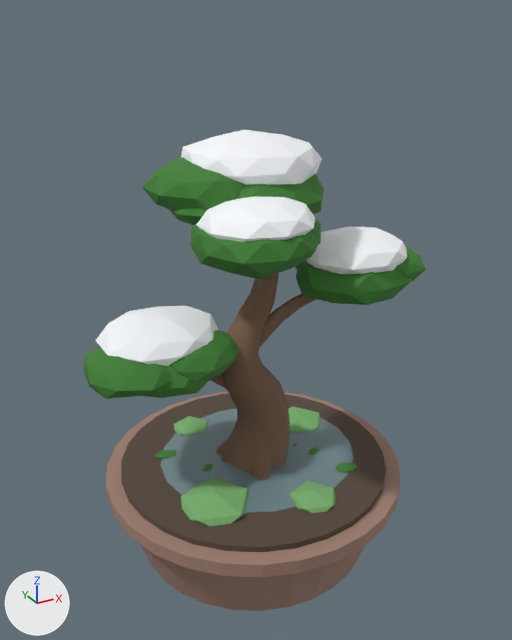
The glTF model public/models/bonsai_3_mature.glb: old version first, new version second.
Both versions are drawn from a 50 mm lens placed at (-0.174, -0.32, 0.304), pointed at (0.001, -0.001, 0.145). The lights are fixed; the arrows at lower left show +X, +Y and +Z. The picture after the commit comes second.

The older version as bpy lines, for what is in view:
```python
me_foliage_001 = bpy.data.meshes.new('foliage.001')
me_foliage_001.from_pydata(...)  # 504 vertices, 960 faces; spans x -0.095..0.097, y -0.072..0.047, z 0.112..0.238
me_foliage_001.materials.append(mat_foliage_003)  # green #3f7f34
me_snow_001 = bpy.data.meshes.new('snow.001')
me_snow_001.from_pydata(...)  # 168 vertices, 320 faces; spans x -0.083..0.087, y -0.069..0.044, z 0.129..0.247
me_snow_001.materials.append(mat_snow)  # white #f9fcff
me_trunk_003 = bpy.data.meshes.new('trunk.003')
me_trunk_003.from_pydata(...)  # 426 vertices, 824 faces; spans x -0.053..0.057, y -0.042..0.023, z 0.04..0.207
me_trunk_003.materials.append(mat_trunk)  # brown #7c5f4b
ob_foliage = bpy.data.objects.new('foliage', me_foliage_001)
ob_foliage.location = (0.0, 0.0, 0.0)
ob_snow = bpy.data.objects.new('snow', me_snow_001)
ob_snow.location = (0.0, 0.0, 0.0)
ob_trunk = bpy.data.objects.new('trunk', me_trunk_003)
ob_trunk.location = (0.0, 0.0, 0.0)
# also in view: 'pot' at (0.0, 0.0, 0.023); 'soil' at (0.0, 0.0, 0.051); 'moss' at (0.001, -0.003, 0.054); 'puddle' at (0.004, 0.002, 0.054)
```
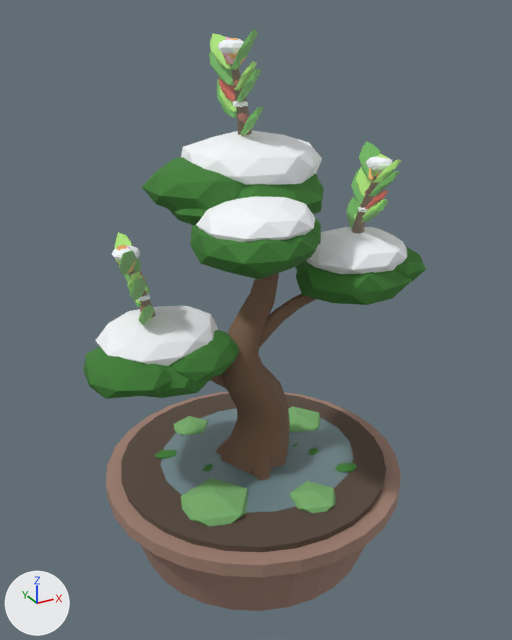
Diff of the bpy script that builds the scene:
```diff
--- a/public/models/bonsai_3_mature.glb.py
+++ b/public/models/bonsai_3_mature.glb.py
@@ mat_shoot @@
+mat_shoot = bpy.data.materials.new('shoot')
+mat_shoot.use_nodes = True; mat_shoot.node_tree.nodes.clear()
+_N = mat_shoot.node_tree.nodes; _L = mat_shoot.node_tree.links
+n0 = _N.new('ShaderNodeBsdfPrincipled'); n0.name = 'Principled BSDF'
+n0.inputs[2].default_value = 0.6  # 'Roughness'
+n0.inputs[27].default_value = (0.06, 0.06, 0.051, 1.0)  # 'Emission Color', dark grey #454540
+n0.inputs[28].default_value = 1.0  # 'Emission Strength'
+n1 = _N.new('ShaderNodeOutputMaterial'); n1.name = 'Material Output'
+n2 = _N.new('ShaderNodeVertexColor'); n2.name = 'Color Attribute'
+_L.new(n0.outputs[0], n1.inputs[0])  # 'BSDF' to 'Surface'
+_L.new(n2.outputs[0], n0.inputs[0])  # 'Color' to 'Base Color'
@@ ob_shoot_04_winter @@
+ob_shoot_04_winter = bpy.data.objects.new('shoot_04_winter', me_shoot_04_winter)  # 144 vertices, 264 faces; spans x -0.0175..0.0006, y -0.0072..0.0069, z 0.2175..0.2914
+ob_shoot_04_winter.location = (0.0, 0.0, 0.0)
@@ ob_shoot_04_summer @@
+ob_shoot_04_summer = bpy.data.objects.new('shoot_04_summer', me_shoot_04_summer)  # 126 vertices, 224 faces; spans x -0.0161..0.0006, y -0.0231..0.0225, z 0.2175..0.2961
+ob_shoot_04_summer.location = (0.0, 0.0, 0.0)
@@ ob_shoot_04_spring @@
+ob_shoot_04_spring = bpy.data.objects.new('shoot_04_spring', me_shoot_04_spring)  # 114 vertices, 204 faces; spans x -0.0163..0.0006, y -0.0185..0.0198, z 0.2175..0.2932
+ob_shoot_04_spring.location = (0.0, 0.0, 0.0)
@@ ob_shoot_04_autumn @@
+ob_shoot_04_autumn = bpy.data.objects.new('shoot_04_autumn', me_shoot_04_autumn)  # 102 vertices, 184 faces; spans x -0.0161..0.0006, y -0.0184..0.0175, z 0.2175..0.2924
+ob_shoot_04_autumn.location = (0.0, 0.0, 0.0)
@@ ob_shoot_02_winter @@
+ob_shoot_02_winter = bpy.data.objects.new('shoot_02_winter', me_shoot_02_winter_001)  # 144 vertices, 264 faces; spans x 0.0516..0.0752, y -0.0241..-0.0091, z 0.1663..0.232
+ob_shoot_02_winter.location = (0.0, 0.0, 0.0)
@@ ob_shoot_02_summer @@
+ob_shoot_02_summer = bpy.data.objects.new('shoot_02_summer', me_shoot_02_summer_001)  # 126 vertices, 224 faces; spans x 0.0516..0.0784, y -0.0387..0.0061, z 0.1663..0.2362
+ob_shoot_02_summer.location = (0.0, 0.0, 0.0)
@@ ob_shoot_02_spring @@
+ob_shoot_02_spring = bpy.data.objects.new('shoot_02_spring', me_shoot_02_spring_001)  # 114 vertices, 204 faces; spans x 0.0516..0.0745, y -0.0363..0.0027, z 0.1663..0.2341
+ob_shoot_02_spring.location = (0.0, 0.0, 0.0)
@@ ob_shoot_02_autumn @@
+ob_shoot_02_autumn = bpy.data.objects.new('shoot_02_autumn', me_shoot_02_autumn_001)  # 102 vertices, 184 faces; spans x 0.0516..0.0766, y -0.0328..0.002, z 0.1663..0.2336
+ob_shoot_02_autumn.location = (0.0, 0.0, 0.0)
@@ ob_shoot_01_winter @@
+ob_shoot_01_winter = bpy.data.objects.new('shoot_01_winter', me_shoot_01_winter_001)  # 144 vertices, 264 faces; spans x -0.0721..-0.0482, y 0.0091..0.0243, z 0.1272..0.1928
+ob_shoot_01_winter.location = (0.0, 0.0, 0.0)
@@ ob_shoot_01_summer @@
+ob_shoot_01_summer = bpy.data.objects.new('shoot_01_summer', me_shoot_01_summer_001)  # 126 vertices, 224 faces; spans x -0.0745..-0.0482, y -0.0051..0.0388, z 0.1272..0.1967
+ob_shoot_01_summer.location = (0.0, 0.0, 0.0)
@@ ob_shoot_01_spring @@
+ob_shoot_01_spring = bpy.data.objects.new('shoot_01_spring', me_shoot_01_spring_001)  # 114 vertices, 204 faces; spans x -0.0708..-0.0482, y -0.0016..0.0366, z 0.1272..0.1949
+ob_shoot_01_spring.location = (0.0, 0.0, 0.0)
@@ ob_shoot_01_autumn @@
+ob_shoot_01_autumn = bpy.data.objects.new('shoot_01_autumn', me_shoot_01_autumn_001)  # 102 vertices, 184 faces; spans x -0.0726..-0.0482, y -0.0018..0.0331, z 0.1272..0.194
+ob_shoot_01_autumn.location = (0.0, 0.0, 0.0)
```

Where the change shows, as pixel boxes [x1, y1, x2, y2] in the pictures (512 x 640 px):
'shoot_04_summer', added: after [209, 29, 264, 135]
'shoot_02_summer', added: after [346, 141, 400, 229]
'shoot_01_summer', added: after [116, 245, 155, 325]
'shoot_04_winter', added: after [218, 39, 252, 135]
'shoot_04_spring', added: after [210, 33, 257, 135]
'shoot_02_winter', added: after [352, 156, 393, 234]
'shoot_02_spring', added: after [354, 159, 402, 221]
'shoot_01_winter', added: after [112, 245, 156, 318]
'shoot_01_spring', added: after [114, 232, 153, 323]
'shoot_04_autumn', added: after [219, 38, 247, 136]
'shoot_02_autumn', added: after [365, 167, 389, 209]
'shoot_01_autumn', added (mostly hidden): after [117, 245, 145, 283]
